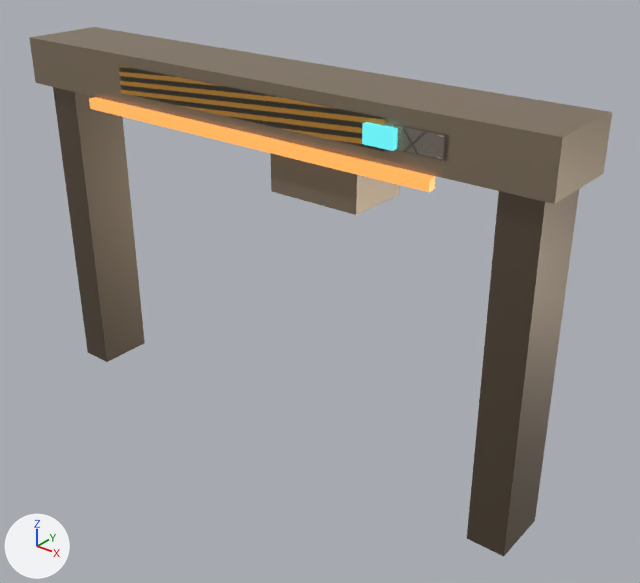
What one commit did to the glTF model public/assets/models/environments/refinery-smelter-gantry-lod2.glb.
Rendered twice from a camera (50 mm lens) standing at (5.19, -5.79, 5.3) and looking at (0.42, 0.16, 1.61). Lighting does not change. The marker at lower left points along +X, +Y and +Z. The first picture is the older version. Where no turn or scale is listed for an object, it has been applied to the vertices.

In view in the first picture: 'p28-b5-refinery-detail-atlas-gantry', 'refinery-smelter-gantry-beam', 'refinery-smelter-gantry-carriage', 'refinery-smelter-gantry-hazard', 'refinery-smelter-gantry-left', 'refinery-smelter-gantry-right', 'refinery-smelter-gantry-status'.
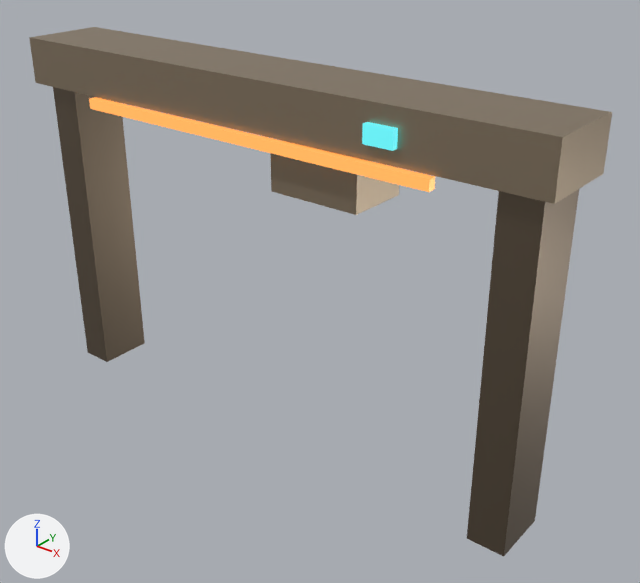
Where the change shows, as pixel boxes [x1, y1, x2, y2] in the pictures (640 x 583 px):
'p28-b5-refinery-detail-atlas-gantry', deleted: before [119, 66, 447, 161]

Diff of the bpy script that builds the scene:
```diff
--- a/public/assets/models/environments/refinery-smelter-gantry-lod2.glb.py
+++ b/public/assets/models/environments/refinery-smelter-gantry-lod2.glb.py
@@ ob_p28_b5_refinery_detail_atlas_gantry @@
-ob_p28_b5_refinery_detail_atlas_gantry = bpy.data.objects.new('p28-b5-refinery-detail-atlas-gantry', me_p28_b5_refinery_detail_atlas)
-ob_p28_b5_refinery_detail_atlas_gantry.location = (0.0, 0.0, 0.0)
```
